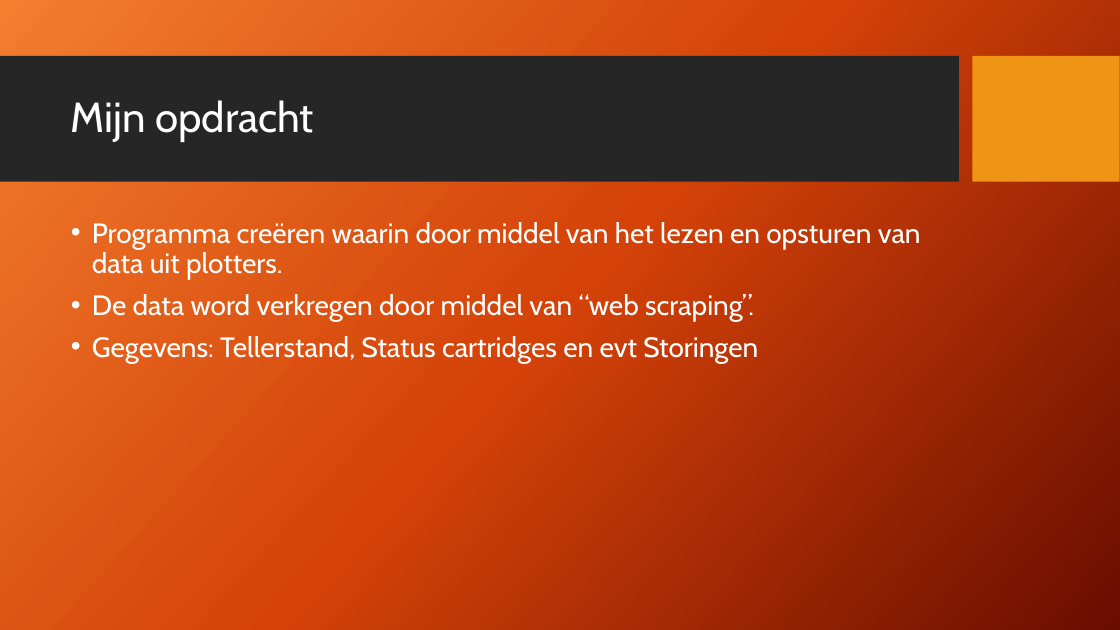
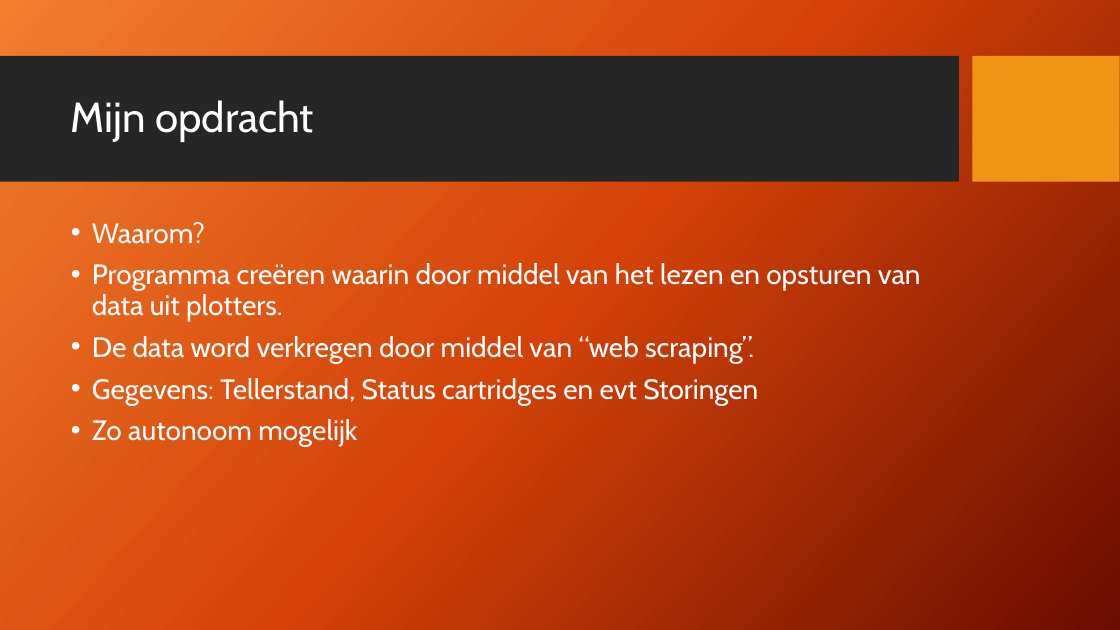
Before and after one commit to Kurtsuside1/Plotter-Data, a slide deck: slide 4 of PVB opdracht.pptx. Drawn at 1120x630 pixels with LibreOffice and Linux fonts; fonts in the diff are those of the drawing; background and template pictures are left out. Boxes give left, top, right and bottom in pixels: in the first picture for what was removed or moved away, otherwise in the second. Text is boxed around its words. In the diff, an @@ line names an element or a change of style, - is before the commit and + after.

```diff
--- a/PVB opdracht.pptx
+++ b/PVB opdracht.pptx
@@ text at (92,222,205,244): paragraph added @@
+• Waarom?
@@ text at (92,419,357,447): paragraph added @@
+• Zo autonoom mogelijk
```
Also in this commit, not shown: 1 other slide changed, 2 slides added, 3 other files.
